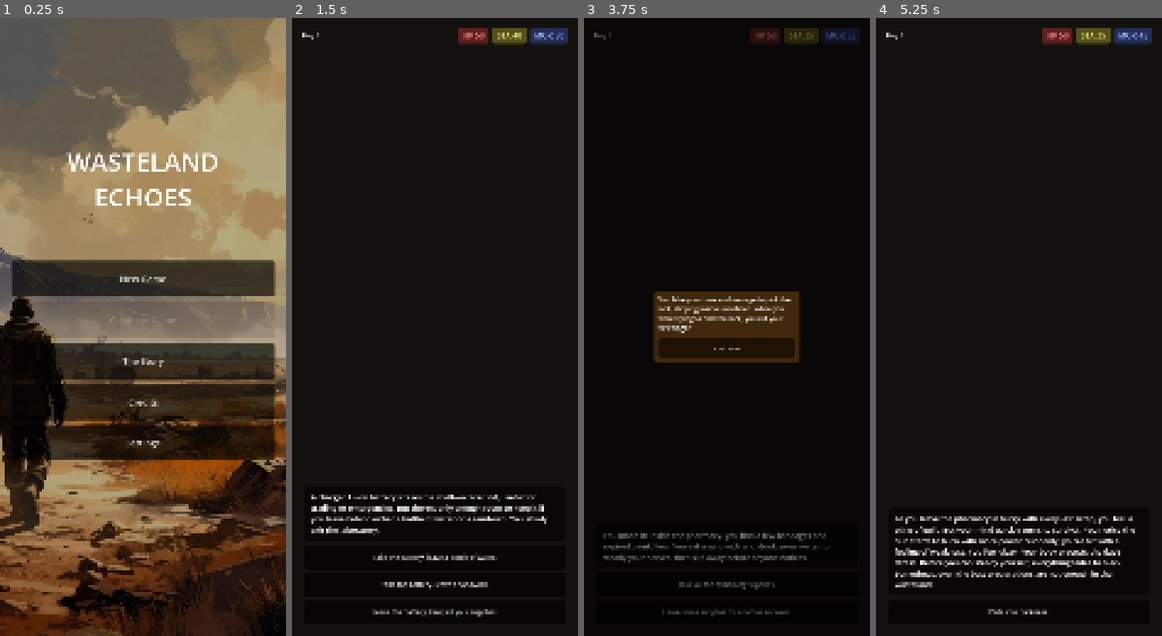
Above: before the commit, frames 1-4 (left to right).
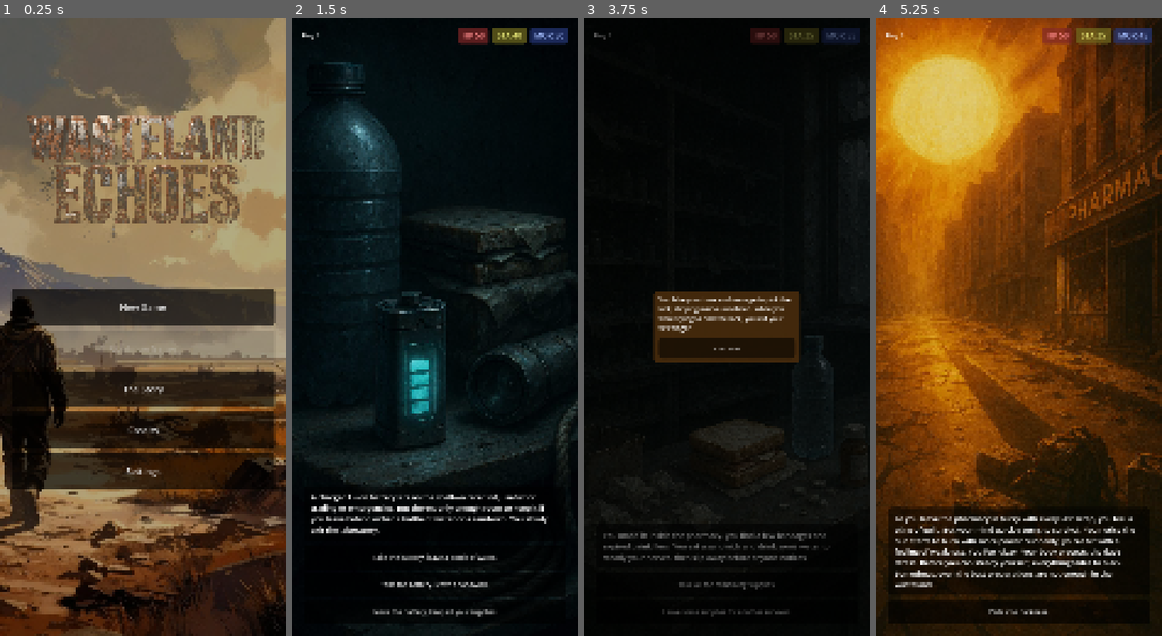
Above: after the commit, the same moments.

Repository: stojanrajkovic-cyber/wasteland-echoes-godot
Game: Godot game, scene res://scenes/main_menu.tscn
Two runs of this game, one before a commit and one after it. Both use one fixed random seed, a clock stepped at 60 frames per second and the inputs below. Sound files missing from this copy of the repository are replaced by a short silence.
Inputs:
- Up to frame 1 (0.25 s): no input
- Up to frame 2 (1.5 s): click "New Game" at 0.5 s; click "Continue" at 1.25 s
- Up to frame 3 (3.75 s): click "Take the battery, leave a bot…" at 2 s; click "Continue" at 2.75 s; click "Pick the lock quietly." at 3.5 s
- Up to frame 4 (5.25 s): click "Continue" at 4.25 s; click "Take all the remaining suppli…" at 5 s

The runs differ from the first frame. In frame 1, 27% of the frame differs, in the area x 4-97%, y 15-77%; in frame 2, 8.7%; in frame 3, 0.8%; in frame 4, 70%, in the area x 0-100%, y 0-100%.

Commit message:
Replace text title with rusted metal logo image

Diff:
--- a/scenes/main_menu.tscn
+++ b/scenes/main_menu.tscn
@@ -1,9 +1,10 @@
-[gd_scene format=3 uid="uid://pe8mcres5mqw"]
+[gd_scene load_steps=7 format=3 uid="uid://pe8mcres5mqw"]
 
 [ext_resource type="Script" uid="uid://b612kgfpxyur3" path="res://scenes/main_menu.gd" id="1"]
 [ext_resource type="Texture2D" uid="uid://dwl0xxmvs01lf" path="res://assets/ui/main_menu_background.jpg" id="2"]
 [ext_resource type="AudioStream" uid="uid://63c6wn45hci5" path="res://assets/audio/music/background_music1.mp3" id="3"]
 [ext_resource type="AudioStream" uid="uid://cyv46d73nysa8" path="res://assets/audio/sfx/button_tap.wav" id="4"]
+[ext_resource type="Texture2D" path="res://assets/ui/title_logo.png" id="5"]
 
 [sub_resource type="StyleBoxFlat" id="1"]
 content_margin_left = 24.0
@@ -58,12 +59,12 @@
 grow_vertical = 2
 theme_override_constants/separation = 20
 
-[node name="Title" type="Label" parent="Content" unique_id=15382333]
+[node name="TitleLogo" type="TextureRect" parent="Content"]
 layout_mode = 2
-theme_override_font_sizes/font_size = 104
-text = "WASTELAND
-ECHOES"
-horizontal_alignment = 1
+custom_minimum_size = Vector2(0, 520)
+texture = ExtResource("5")
+expand_mode = 1
+stretch_mode = 5
 
 [node name="Spacer" type="Control" parent="Content" unique_id=133677719]
 custom_minimum_size = Vector2(0, 150)
Binary file added: assets/backgrounds/day1_alley_escape.jpg
Not shown, added: assets/backgrounds/day1_alley_escape.jpg.import
Binary file added: assets/backgrounds/day1_attack_after_pharmacy.jpg
Not shown, added: assets/backgrounds/day1_attack_after_pharmacy.jpg.import
Binary file added: assets/backgrounds/day1_battery_background.jpg
Not shown, added: assets/backgrounds/day1_battery_background.jpg.import
Binary file added: assets/backgrounds/day1_dizzyness.jpg
Not shown, added: assets/backgrounds/day1_dizzyness.jpg.import
Binary file added: assets/backgrounds/day1_empty_street_playground.jpg
Not shown, added: assets/backgrounds/day1_empty_street_playground.jpg.import
Binary file added: assets/backgrounds/day1_night.jpg
Not shown, added: assets/backgrounds/day1_night.jpg.import
(and 63 more such lines)
